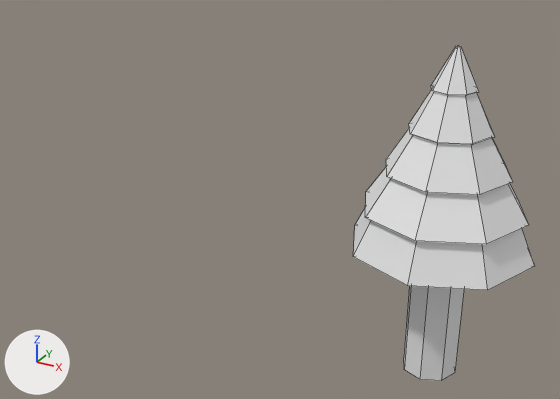
The Blender file arbol.blend, before and after one commit.
Both versions are drawn from a 50 mm camera at (4.83, -17.03, 9.31) aimed at (-4.54, 0.0, 0.79). The lights are fixed; the arrows at lower left show +X, +Y and +Z. Mesh edges are drawn as thin lines.
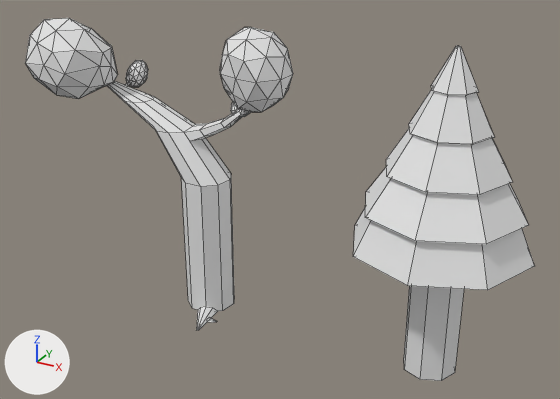
The newer file is also turned or shifted as a whole; pictures and numbers use the older file's frame.

Location of each change, [x1, y1, x2, y2] in pixels of the pictures (560 x 399 px):
'arbol 2', added
    after: [26, 18, 293, 330]

What changed in the scene script:
```text
Add me_cylinder:
    me_cylinder.from_pydata(...)  # 332 vertices, 435 faces; spans x -3.58..1.76, y -1.19..1.11, z -1.01..3.16
Add ob_arbol_2:
    ob_arbol_2 = bpy.data.objects.new('arbol 2', me_cylinder)
    ob_arbol_2.location = (-6.92, 0.0, -1.04)
    ob_arbol_2.scale = (1.45, 1.45, 2.03)
```
